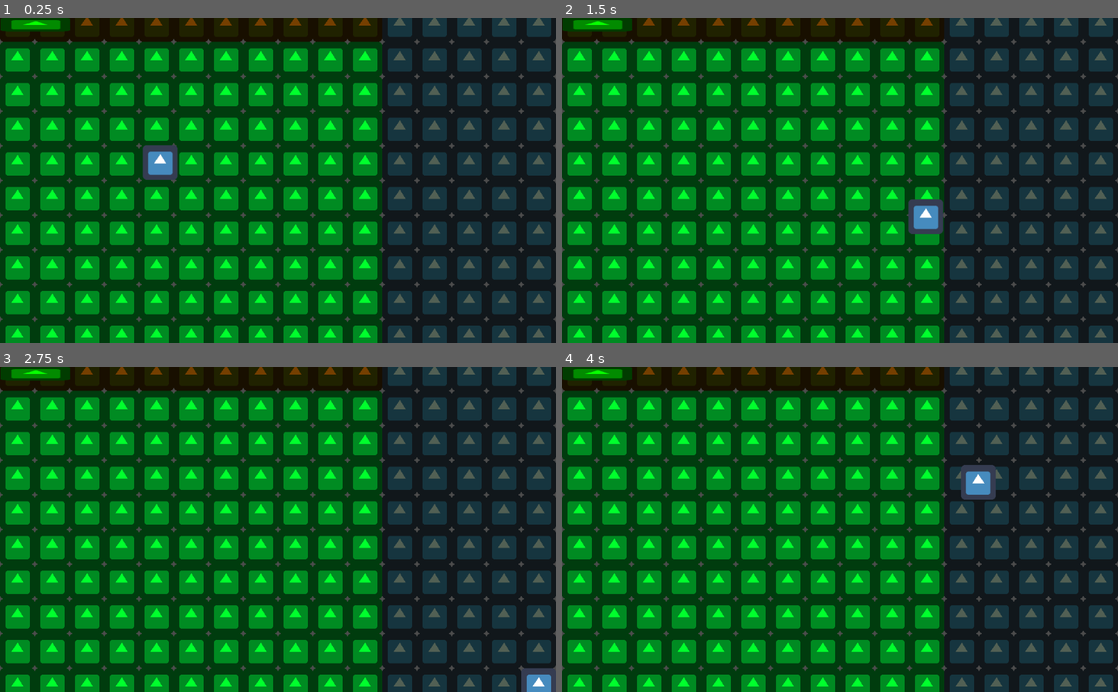
Above: before the commit, frames 1-4 (two rows, left to right).
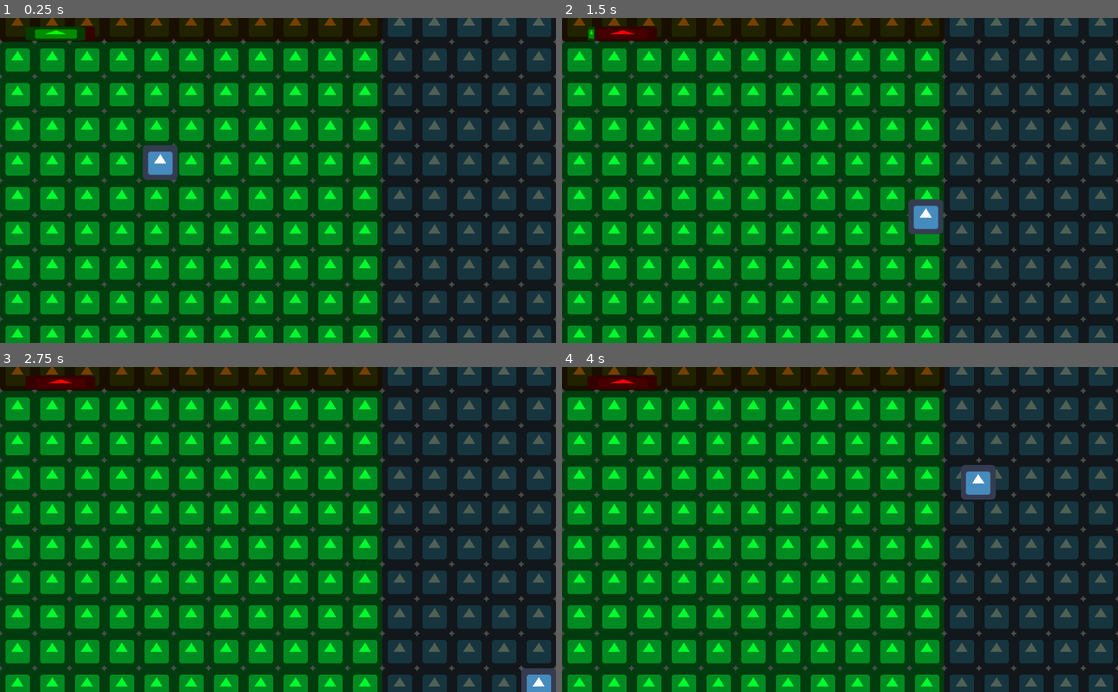
Above: after the commit, the same moments.

Repository: AtharvVohra/GetOffMyLawn
Game: Godot game, scene res://Scenes/World.tscn
The game is run twice, just before and just after one commit, with the same random seed, the same clock (stepped at 60 frames per second) and the same inputs. The engine's default icon, where the game draws it, is replaced by a stand-in: a white triangle on a blue panel in a dark square.
Inputs (mouse positions are in pixels of both pictures, inside the frame that each line leads up to):
- Up to frame 1 (0.25 s): no input
- Up to frame 2 (1.5 s): tap Enter at 0.5 s; move the mouse to (962, 164) at 0.52 s; hold D (ui_right) 0.53-1.28 s; move the mouse to (728, 196) at 1.27 s; hold S (ui_down) from 1.28 s (still down)
- Up to frame 3 (2.75 s): move the mouse to (333, 458) at 2.02 s; release S (ui_down) at 2.03 s; hold D (ui_right) from 2.03 s (still down)
- Up to frame 4 (4 s): move the mouse to (812, 594) at 2.77 s; release D (ui_right) at 2.78 s; hold W (ui_up) 2.78-3.53 s; move the mouse to (1006, 578) at 3.52 s; hold A (ui_left) from 3.53 s (still down)

The runs differ from the first frame. In frame 1, 0.9% of the frame differs, in the area x 0-18%, y 0-8%; in frame 2, 0.9%; in frame 3, 0.9%; in frame 4, 0.9%.

Commit message:
Health bar anchor

Diff:
--- a/src/Scenes/HealthBar.tscn
+++ b/src/Scenes/HealthBar.tscn
@@ -9,6 +9,10 @@
 anchor_top = 0.0
 anchor_right = 0.0
 anchor_bottom = 0.0
+margin_left = -45.0
+margin_top = -18.0
+margin_right = 76.0
+margin_bottom = 15.0
 rect_pivot_offset = Vector2( 0, 0 )
 rect_clip_content = false
 mouse_filter = 0
@@ -16,11 +20,12 @@
 size_flags_horizontal = 1
 size_flags_vertical = 1
 script = ExtResource( 1 )
-_sections_unfolded = [ "Visibility" ]
+_sections_unfolded = [ "Anchor", "Margin", "Visibility" ]
 
 [node name="HealthBarBG" type="Sprite" parent="." index="0"]
 
 modulate = Color( 1, 0, 0, 1 )
+position = Vector2( 46.1341, 16.9353 )
 scale = Vector2( 2, 0.4 )
 texture = ExtResource( 2 )
 _sections_unfolded = [ "Transform", "Visibility" ]
@@ -28,6 +33,8 @@
 [node name="HealthBar" type="Sprite" parent="." index="1"]
 
 modulate = Color( 0.03125, 1, 0, 1 )
+position = Vector2( -17.8274, 16.6248 )
 scale = Vector2( 2, 0.4 )
 texture = ExtResource( 2 )
-_sections_unfolded = [ "Transform", "Visibility" ]
+offset = Vector2( 31.9807, 0.776124 )
+_sections_unfolded = [ "Offset", "Transform", "Visibility" ]
--- a/src/Scripts/Player.gd
+++ b/src/Scripts/Player.gd
@@ -22,6 +22,9 @@
 	#if playerControlEnabled:
 	controls_loop(delta)
 	movement_loop(delta)
+	$CanvasLayer/Control/HealthBar.updateHealth(float(health)/100)
+	if health > 0:
+		health -= 1
 	#updateCamera()
 
 func updateCamera():
